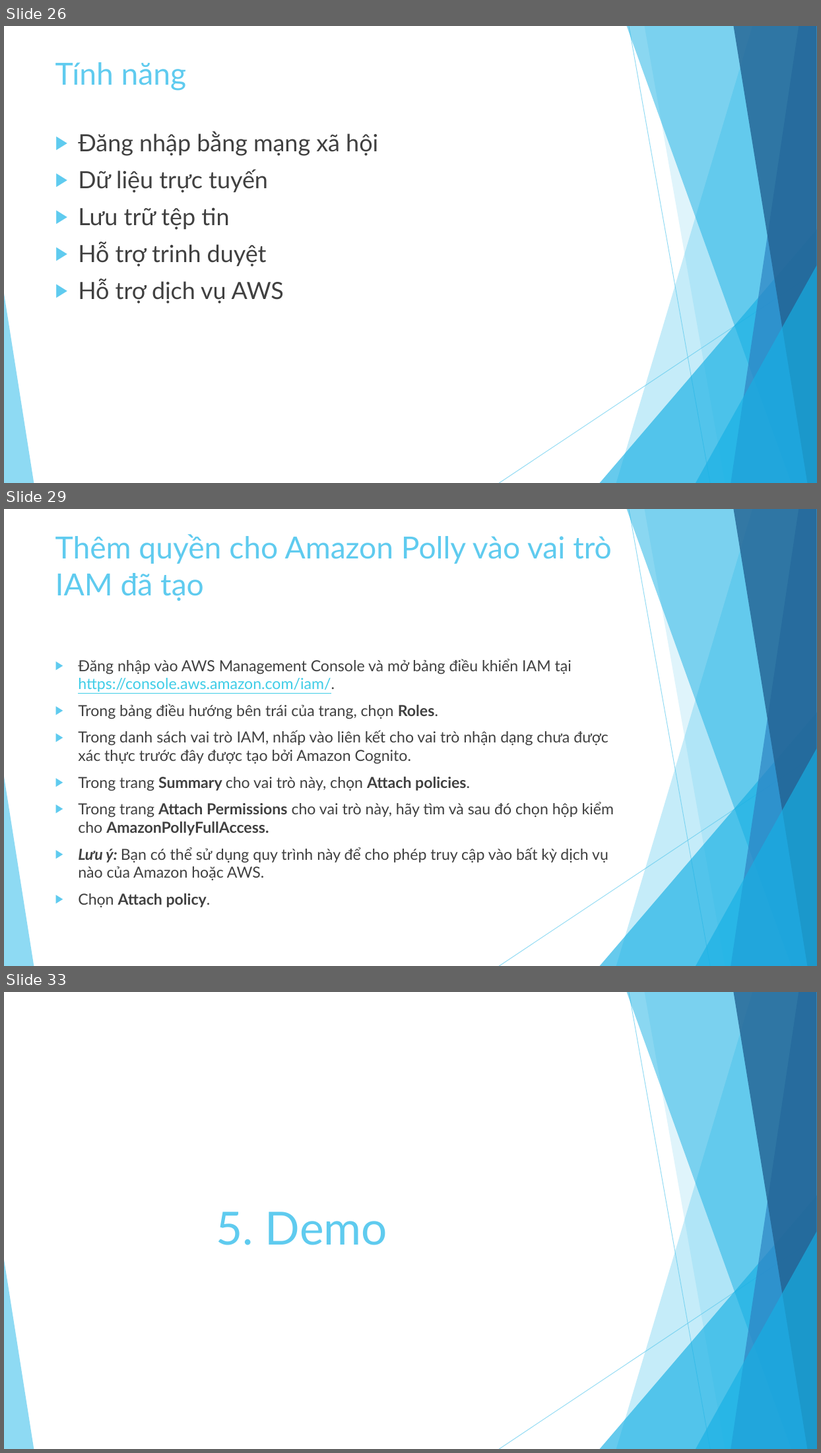
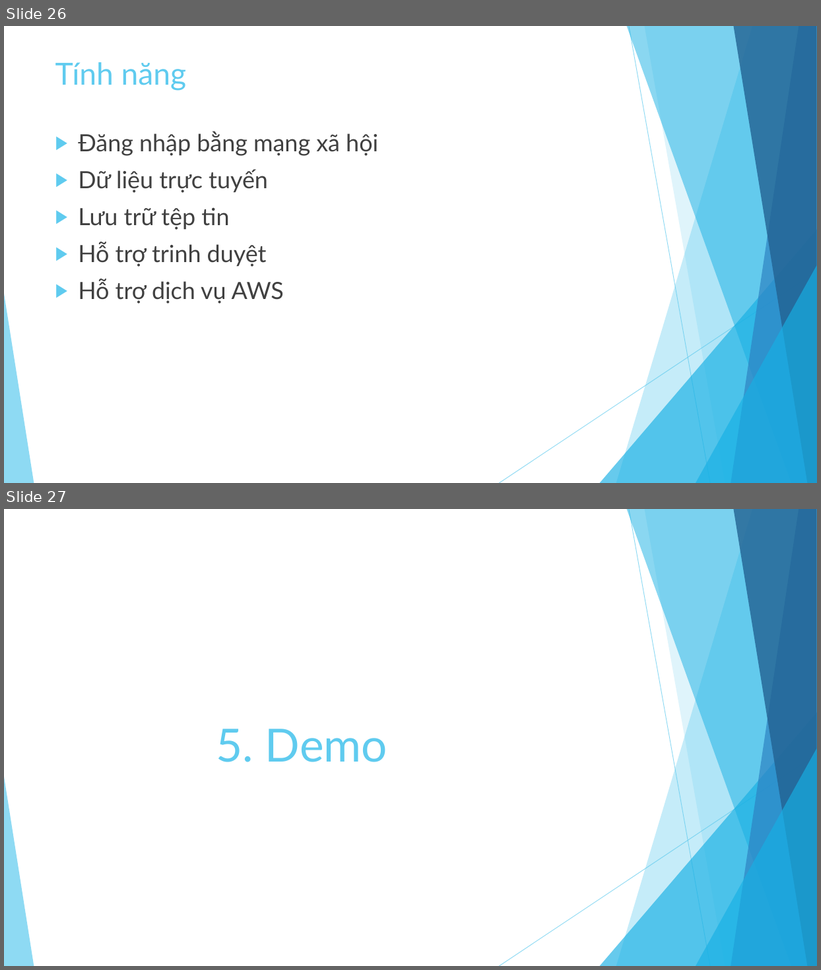
Before and after one commit to AnhDiTimEm/ADB_DynamoDB, a slide deck: DynamoDB.pptx. Shown one above the other, each under a label of ours: slides 26, 29 and 33 before the commit, slides 26 and 27 after it; the slides between them are not shown. The pictures are 821x1453 and 821x970 pixels, drawn with LibreOffice and Linux fonts; fonts in the diff are those of the drawing. Boxes give left, top, right and bottom in pixels: in the first picture for what was removed or moved away, otherwise in the second. Text is boxed around its words. In the diff, an @@ line names an element or a change of style, - is before the commit and + after.

Commit message:
final

```diff
--- a/DynamoDB.pptx
+++ b/DynamoDB.pptx
@@ slide 29 removed at <box>4,509,817,966</box>, background #FFFFFF; not listed: 10 template elements that a slide beside it also shows @@
@@ title removed at <box>55,534,612,601</box> @@
-Thêm quyền cho Amazon Polly vào vai trò IAM đã tạo
@@ text removed at <box>78,659,614,908</box> @@
-▶ Đăng nhập vào AWS Management Console và mở bảng điều khiển IAM tại https://console.aws.amazon.com/iam/.
-▶ Trong bảng điều hướng bên trái của trang, chọn Roles.
-▶ Trong danh sách vai trò IAM, nhấp vào liên kết cho vai trò nhận dạng chưa được xác thực trước đây được tạo bởi Amazon Cognito.
-▶ Trong trang Summary cho vai trò này, chọn Attach policies.
-▶ Trong trang Attach Permissions cho vai trò này, hãy tìm và sau đó chọn hộp kiểm cho AmazonPollyFullAccess.
-▶ Lưu ý: Bạn có thể sử dụng quy trình này để cho phép truy cập vào bất kỳ dịch vụ nào của Amazon hoặc AWS.
-▶ Chọn Attach policy.
@@ what was slide 33 is now slide 27 @@
```
Also in this commit, not shown: 5 other slides removed.
